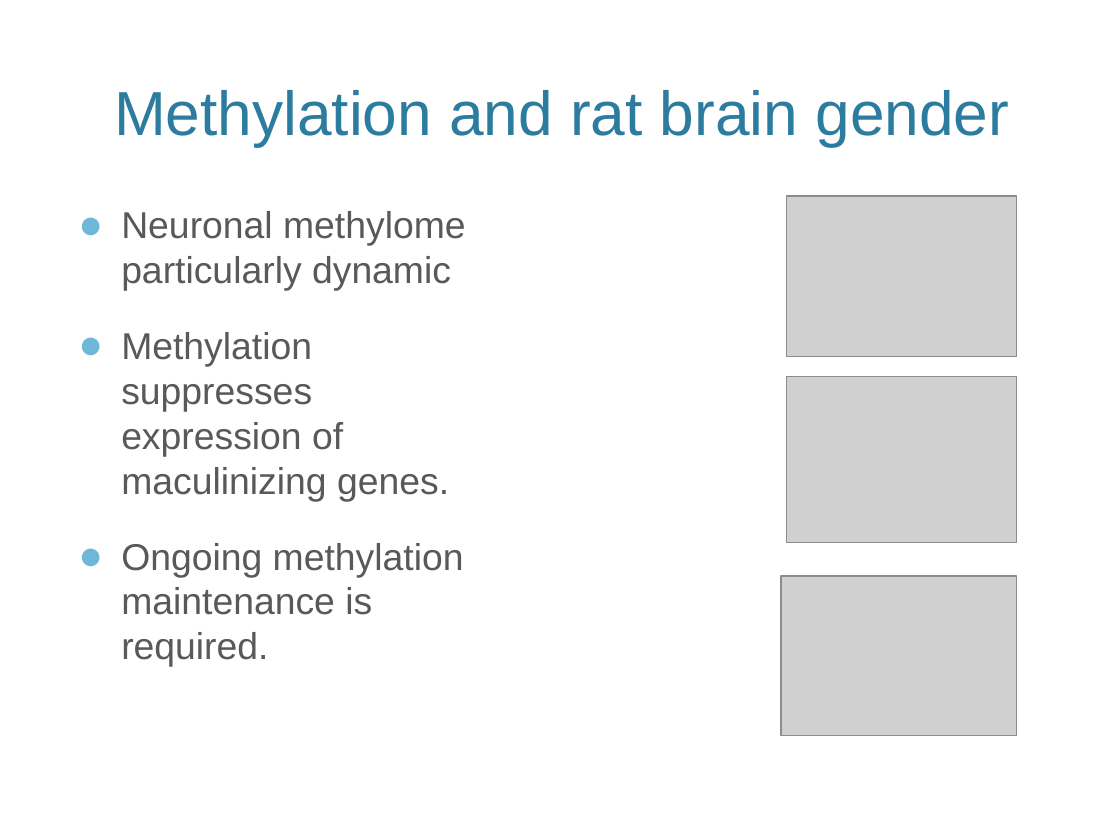
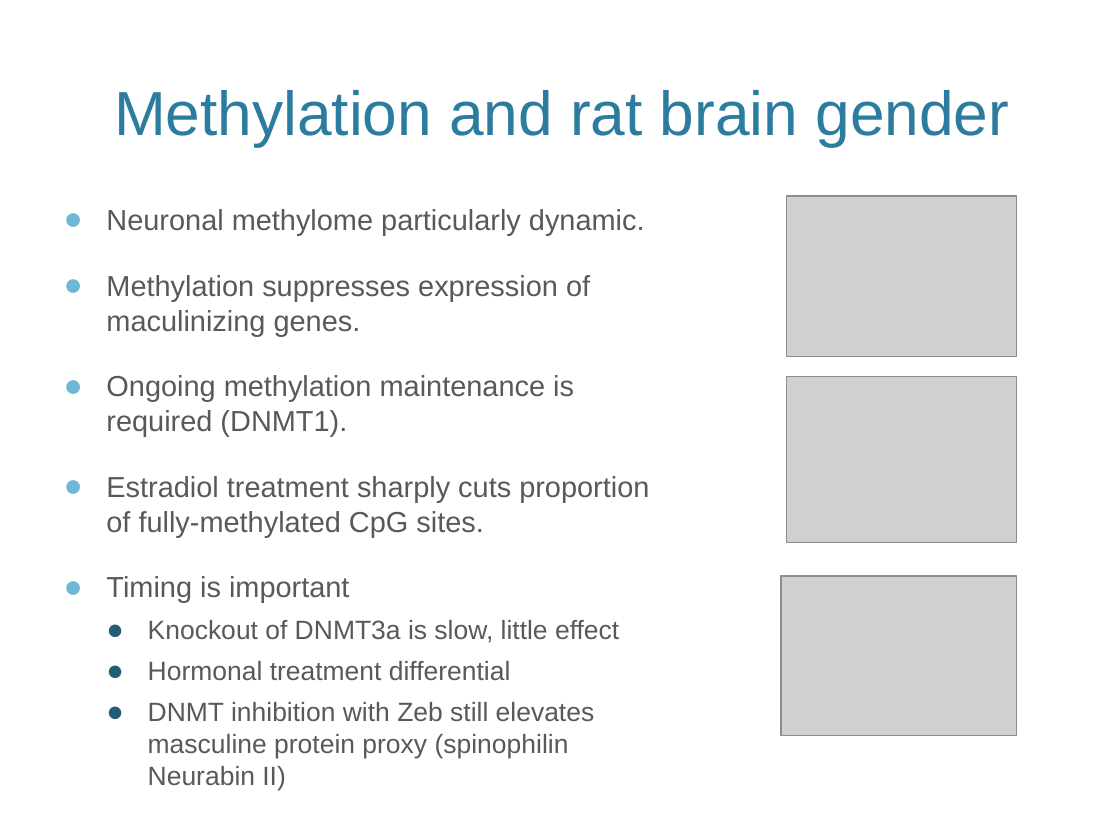
Before and after one commit to vreuter/jekeal, a slide deck: slide 8 of KipnisLabMeeting_2017-03-13.pptx. Drawn at 1120x840 pixels with LibreOffice and Linux fonts; fonts in the diff are those of the drawing; grey boxes stand for pictures; background and template pictures are left out. Boxes give left, top, right and bottom in pixels: in the first picture for what was removed or moved away, otherwise in the second. Text is boxed around its words. In the diff, an @@ line names an element or a change of style, - is before the commit and + after.

```diff
--- a/KipnisLabMeeting_2017-03-13.pptx
+++ b/KipnisLabMeeting_2017-03-13.pptx
@@ text "Neuronal methylome particularly dynamic." moved from (x1=121, y1=211, x2=466, y2=667) to (x1=106, y1=209, x2=649, y2=791) @@
@@ text at (x1=106, y1=209, x2=645, y2=235): text changed; size 24 to 18.6 pt @@
-● Neuronal methylome particularly dynamic
+● Neuronal methylome particularly dynamic.
@@ text at (x1=106, y1=275, x2=590, y2=336): size 24 to 18.6 pt in "Methylation suppresses expression of maculinizing genes." @@
@@ text at (x1=106, y1=375, x2=649, y2=791): text changed; size 24 to 17.1 pt @@
-● Ongoing methylation maintenance is required.
+● Ongoing methylation maintenance is required (DNMT1).
+● Estradiol treatment sharply cuts proportion of fully-methylated CpG sites.
+● Timing is important
+  ● Knockout of DNMT3a is slow, little effect
+  ● Hormonal treatment differential
+  ● DNMT inhibition with Zeb still elevates masculine protein proxy (spinophilin Neurabin II)
```
Also in this commit, not shown: 10 other slides changed, 2 slides added, 1 slide removed, 1 other file.
